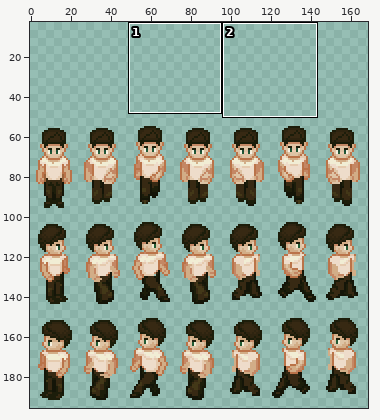
Pixel-art file -- Assets/character/Main Character/character_animations.aseprite. The first picture is a wide view before the edit; the outline marks the close-up.
Close-up. The starting point:
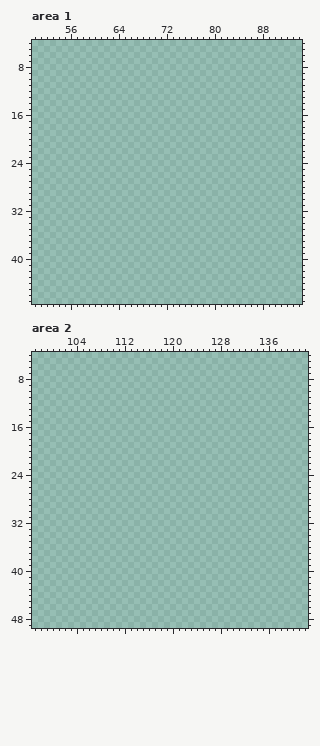
240x240 pixels, 1 frame. Colours within 5 levels of each other are drawn and written as one. Shown: area 1: x 50..94, y 4..47; area 2: x 97..142, y 4..49. The old version is drawn lined up with the new one. The wide view leaves out empty margins. The commit also changed other parts of the picture, which this record leaves out.
And afterwards:
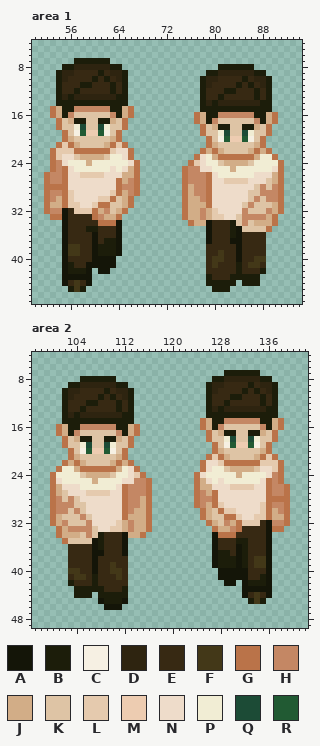
Palette (. is transparent): A #141508  B #1c1d0a  C #f6f0e3  D #2e2410  E #372913  F #433818  G #ba7349  H #c48764  J #d2ad87  K #dec4a5  L #e5caae  M #edccb1  N #eedcca  P #f1edd4  Q #1c4b36  R #215a33
Change:
whole drawing moved by +0,+48 (the old picture is shown already moved)
Changed rows in their new state; - is an unchanged pixel.
Area 1:
first column x 52:
 7 -----BBBBBB-----------------------------
 8 ---BBDDDDDDBB----------------BBBBBB-----
 9 --BDDEEEEBEDDB-------------BBDDDDDDBB---
10 --BDEEEEBEBEDB------------BDDEEEEBEDDB--
11 --BEEEBBEEEBEB------------BDEEEEBEBEDB--
12 --BEEBEEEEEBEB------------BEEEBBEEEBEB--
13 --BDBDDDDDDDBB------------BEEBEEEEEBEB--
14 --BBBBBBBBBBBB------------BDBDDDDDDDBB--
15 -GJBBHHHHHHBBJG-----------BBBBBBBBBBBB--
16 -GJBHKKKKKKHBJG----------GJBBHHHHHHBBJG-
17 --GKJBBKKBBJKG-----------GJBHKKKKKKHBJG-
18 --GKKPQKKQPKKG------------GKJBBKKBBJKG--
19 ---GKCRMMRCKG-------------GKKPQKKQPKKG--
20 ---GJKKKKKKJG--------------GKCRMMRCKG---
21 --GLGJKKKKJGLG-------------GJKKKKKKJG---
22 -GLLLGGGGGGLNNG-----------GJGJKKKKJGJG--
23 -GLNNKJJJJKPPNG----------GNPJGGGGGGJPPG-
24 -GHNPPPJPPPPPPNG--------GLNPPKJJJJKPPPPG
25 -GHGNPPPPPPNPNJG-------GHHNNPPPJPPPPPPNG
26 GHHGNNLLLLNNNJJG-------GHHHGNPPPPPPNNNJG
27 GHHGNNNNNNNNGJHG-------GHHHGNNLLLLNNNKJG
28 GGGGNNNNNNNNGHHG-------GJHHGNNNNNNNKHKHG
29 GHHGLNNNNNNLGJHG-------GJHHGNNNNNNKKHHHG
30 GHJGLNNNNLLGKJG--------GJJHGNNNNNNKHKHHG
31 GJJGLLNNLGGKKJG--------GJJJGNNNNNKHKKKJG
32 GHHAELLLGJHKJG---------GJJHJLNNNNHKKKHJG
33 -GGAEEEEGHJJG----------GJJHJLLNNKHHHHJG-
34 ---AEEEEEGGGA-----------GJJAEEEBKHKJJJG-
35 ---AEEEBBEEEA--------------AEEEBAKKKKG--
36 ---AEEEEAEEEA--------------AEEEBAEEEE---
37 ---AEEEEAEBBA--------------AEEEAAEEEE---
38 ---AFFEEABBBA--------------EEEEEAEEEE---
39 ---AFFEEABBBA--------------EEFEEAEEEE---
40 ---AEEEEAAAA---------------EFFEEAEEFF---
41 ---ABEEAAAAA---------------EFEEEBEFFE---
42 ---ABBBA-AA----------------EEEEEBEEEB---
43 ---AAAAA-------------------BEEEBBBBB----
44 ---AEFEA-------------------BBBBB-BBB----
45 ----BFB---------------------BBB---------
Area 2:
first column x 100:
 7 -----------------------------BBBBBB-----
 8 -----BBBBBB----------------BBDDDDDDBB---
 9 ---BBDDDDDDBB-------------BDDEEEEBEDDB--
10 --BDDEEEEBEDDB------------BDEEEEBEBEDB--
11 --BDEEEEBEBEDB------------BEEEBBEEEBEB--
12 --BEEEBBEEEBEB------------BEEBEEEEEBEB--
13 --BEEBEEEEEBEB------------BDBDDDDDDDBB--
14 --BDBDDDDDDDBB------------BBBBBBBBBBBB--
15 --BBBBBBBBBBBB-----------GJBBHHHHHHBBJG-
16 -GJBBHHHHHHBBJG----------GJBHKKKKKKHBJG-
17 -GJBHKKKKKKHBJG-----------GKJBBKKBBJKG--
18 --GKJBBKKBBJKG------------GKKPQKKQPKKG--
19 --GKKPQKKQPKKG-------------GKCRMMRCKG---
20 ---GKCRMMRCKG--------------GJKKKKKKJG---
21 ---GJKKKKKKJG-------------GLGJKKKKJGLG--
22 --GJGJKKKKJGJG-----------GNNLGGGGGGLLLG-
23 -GPPJGGGGGGJPNG----------GNPPKJJJJKNNLG-
24 GPPPPKJJJJKPPNLG--------GNPPPPPJPPPPNHG-
25 GNPPPPPJPPPPNNHHG-------GJNPNPPPPPPNGHG-
26 GJNNNPPPPPPNGHHHG-------GJJNNNLLLLNNGHHG
27 GJKNNNLLLLNNGHHHG-------GHJGNNNNNNNNGHHG
28 GHKHKNNNNNNNGHHJG-------GHHGNNNNNNNNGGGG
29 GHHHKKNNNNNNGHHJG-------GHJGLNNNNNNLGHHG
30 GHHKHKNNNNNNGHJJG--------GJKGLLNNNNLGJHG
31 GJKKKHKNNNNNGJJJG--------GJKKGGLNNLLGJJG
32 GJHKKKHNNNNLJHJJG---------GJKHJGLLLEAHHG
33 -GJHHHHKNNLLJHJJG----------GJJHGEEEEAGG-
34 -GJJJKHKBEEEAJJG-----------AGGGEEEEEA---
35 --GKKKKABEEEA--------------AEEEBBEEEA---
36 ---EEEEABEEEA--------------AEEEABEEEA---
37 ---EEEEAAEEEA--------------ABBEABEEEA---
38 ---EEEEAEEEEE--------------ABBBABEFFA---
39 ---EEEEAEEFEE--------------ABBBABEFFA---
40 ---FFEEAEEFFE---------------AAAAAEEEA---
41 ---EFFEBEEEFE---------------AAAAAEEBA---
42 ---BEEEBEEEEE----------------AA-ABBBA---
43 ----BBBBBEEEB-------------------AAAAA---
44 ----BBB-BBBBB-------------------AEFEA---
45 --------ABBBA--------------------BFB----
46 ---------AAA----------------------------
